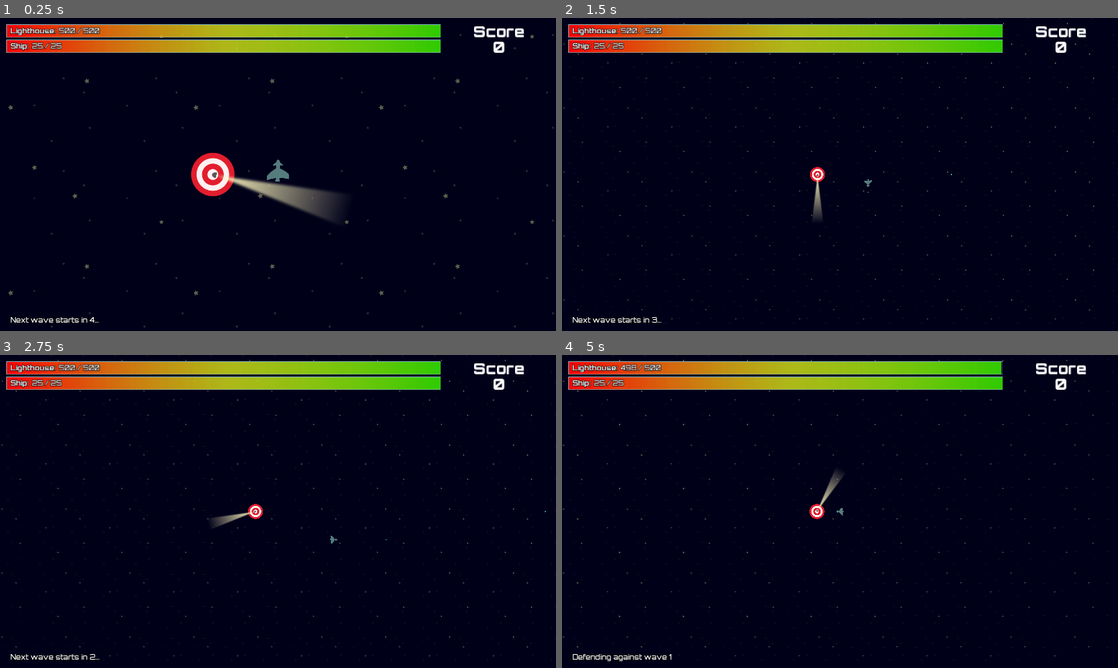
Above: before the commit, frames 1-4 (two rows, left to right).
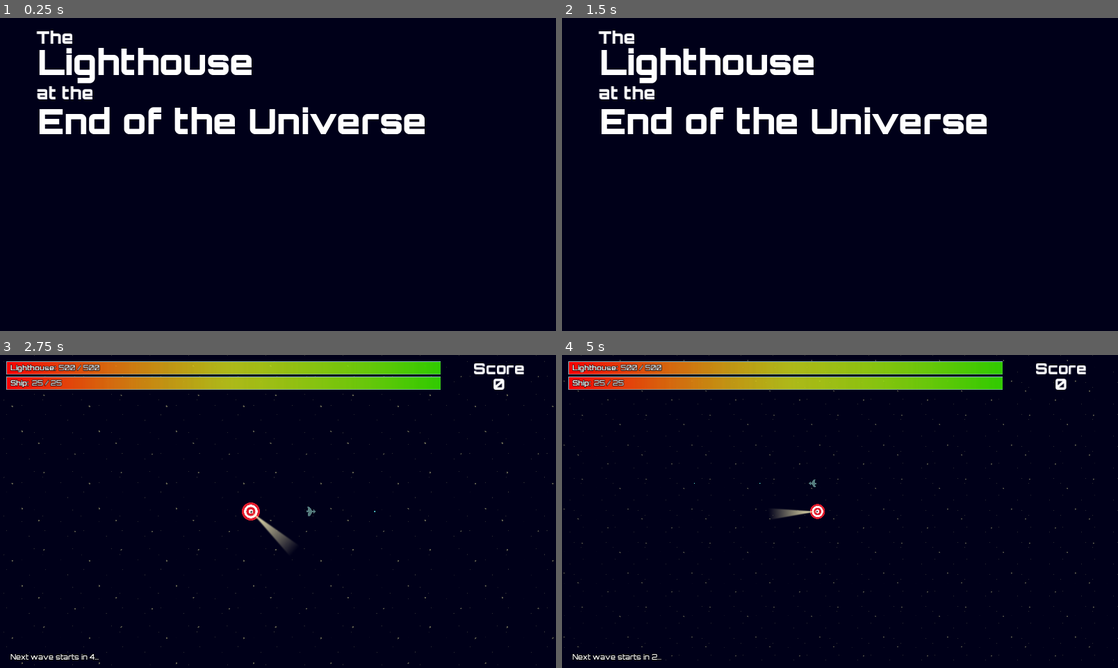
Above: after the commit, the same moments.

Repository: lmbarros/LD46-TheLighthouseAtTheEndOfTheUniverse
Game: Godot game, scene res://screens/TitleScreen.tscn
Two runs of this game, one before a commit and one after it. Both use one fixed random seed, a clock stepped at 60 frames per second and the inputs below. Before the commit the project starts from res://screens/PlayfieldScreen.tscn.
Inputs:
- Up to frame 1 (0.25 s): no input
- Up to frame 2 (1.5 s): tap Enter at 0.5 s; hold Right (moveRight) 0.53-1.28 s; tap Ctrl (fire) at 0.6, 1.35 s; hold Down (moveDown) from 1.28 s (still down)
- Up to frame 3 (2.75 s): release Down (moveDown) at 2.03 s; hold Right (moveRight) from 2.03 s (still down); tap Ctrl (fire) at 2.1 s
- Up to frame 4 (5 s): release Right (moveRight) at 2.78 s; hold Up (moveUp) 2.78-3.53 s; tap Ctrl (fire) at 2.85, 3.6, 4.35 s; hold Left (moveLeft) from 3.53 s (still down)

The runs differ from the first frame. In frame 1, 14% of the frame differs, in the area x 1-100%, y 2-99%; in frame 2, 12%; in frame 3, 1.2%; in frame 4, 0.9%.

Commit message:
Lighthouse beam on the title screen
Looks nice for so little time doing it! 😄

Diff:
--- a/src/project.godot
+++ b/src/project.godot
@@ -39,7 +39,7 @@
 [application]
 
 config/name="The Lighthouse at the End of the Universe"
-run/main_scene="res://screens/PlayfieldScreen.tscn"
+run/main_scene="res://screens/TitleScreen.tscn"
 boot_splash/image="res://splash.png"
 config/icon="res://icon.png"
 
--- a/src/screens/TitleScreen.tscn
+++ b/src/screens/TitleScreen.tscn
@@ -1,8 +1,26 @@
-[gd_scene load_steps=4 format=2]
+[gd_scene load_steps=6 format=2]
 
 [ext_resource path="res://fonts/GameTitleLargeFont.tres" type="DynamicFont" id=1]
 [ext_resource path="res://fonts/GameTitleSmallFont.tres" type="DynamicFont" id=2]
 [ext_resource path="res://screens/TitleScreen.gd" type="Script" id=3]
+[ext_resource path="res://characters/lighthouse-light.png" type="Texture" id=4]
+
+[sub_resource type="Animation" id=1]
+resource_name = "Lighthouse"
+length = 10.0
+loop = true
+tracks/0/type = "value"
+tracks/0/path = NodePath("Light:modulate")
+tracks/0/interp = 1
+tracks/0/loop_wrap = true
+tracks/0/imported = false
+tracks/0/enabled = true
+tracks/0/keys = {
+"times": PoolRealArray( 0, 2, 3, 3.5, 5, 10 ),
+"transitions": PoolRealArray( 1, 1, 1, 1, 1, 1 ),
+"update": 0,
+"values": [ Color( 1, 0.964706, 0.690196, 0 ), Color( 1, 0.964706, 0.690196, 0 ), Color( 1, 0.964706, 0.690196, 1 ), Color( 1, 0.964706, 0.690196, 1 ), Color( 1, 0.964706, 0.690196, 0 ), Color( 1, 0.964706, 0.690196, 0 ) ]
+}
 
 [node name="TitleScreen" type="Node2D"]
 script = ExtResource( 3 )
@@ -61,3 +79,178 @@
 __meta__ = {
 "_edit_use_anchors_": false
 }
+
+[node name="Light" type="Node2D" parent="."]
+modulate = Color( 1, 0.964706, 0.690196, 0 )
+
+[node name="Sprite" type="Sprite" parent="Light"]
+position = Vector2( 391.166, 106.394 )
+rotation = 0.010472
+scale = Vector2( 0.3, 0.3 )
+texture = ExtResource( 4 )
+offset = Vector2( 176, 0 )
+
+[node name="Sprite2" type="Sprite" parent="Light"]
+position = Vector2( 391.166, 106.394 )
+rotation = -0.254818
+scale = Vector2( 0.3, 0.3 )
+texture = ExtResource( 4 )
+offset = Vector2( 176, 0 )
+
+[node name="Sprite3" type="Sprite" parent="Light"]
+position = Vector2( 391.166, 106.394 )
+rotation = -0.520108
+scale = Vector2( 0.3, 0.3 )
+texture = ExtResource( 4 )
+offset = Vector2( 176, 0 )
+
+[node name="Sprite4" type="Sprite" parent="Light"]
+position = Vector2( 391.166, 106.394 )
+rotation = -0.780162
+scale = Vector2( 0.3, 0.3 )
+texture = ExtResource( 4 )
+offset = Vector2( 176, 0 )
+
+[node name="Sprite5" type="Sprite" parent="Light"]
+position = Vector2( 391.166, 106.394 )
+rotation = -1.04022
+scale = Vector2( 0.3, 0.3 )
+texture = ExtResource( 4 )
+offset = Vector2( 176, 0 )
+
+[node name="Sprite6" type="Sprite" parent="Light"]
+position = Vector2( 391.166, 106.394 )
+rotation = -1.30027
+scale = Vector2( 0.3, 0.3 )
+texture = ExtResource( 4 )
+offset = Vector2( 176, 0 )
+
+[node name="Sprite7" type="Sprite" parent="Light"]
+position = Vector2( 391.166, 106.394 )
+rotation = -1.56032
+scale = Vector2( 0.3, 0.3 )
+texture = ExtResource( 4 )
+offset = Vector2( 176, 0 )
+
+[node name="Sprite8" type="Sprite" parent="Light"]
+position = Vector2( 391.166, 106.394 )
+rotation = -1.82038
+scale = Vector2( 0.3, 0.3 )
+texture = ExtResource( 4 )
+offset = Vector2( 176, 0 )
+
+[node name="Sprite9" type="Sprite" parent="Light"]
+position = Vector2( 391.166, 106.394 )
+rotation = -2.08043
+scale = Vector2( 0.3, 0.3 )
+texture = ExtResource( 4 )
+offset = Vector2( 176, 0 )
+
+[node name="Sprite10" type="Sprite" parent="Light"]
+position = Vector2( 391.166, 106.394 )
+rotation = -2.34049
+scale = Vector2( 0.3, 0.3 )
+texture = ExtResource( 4 )
+offset = Vector2( 176, 0 )
+
+[node name="Sprite11" type="Sprite" parent="Light"]
+position = Vector2( 391.166, 106.394 )
+rotation = -2.60054
+scale = Vector2( 0.3, 0.3 )
+texture = ExtResource( 4 )
+offset = Vector2( 176, 0 )
+
+[node name="Sprite12" type="Sprite" parent="Light"]
+position = Vector2( 391.166, 106.394 )
+rotation = -2.86059
+scale = Vector2( 0.3, 0.3 )
+texture = ExtResource( 4 )
+offset = Vector2( 176, 0 )
+
+[node name="Sprite13" type="Sprite" parent="Light"]
+position = Vector2( 391.166, 106.394 )
+rotation = -3.12065
+scale = Vector2( 0.3, 0.3 )
+texture = ExtResource( 4 )
+offset = Vector2( 176, 0 )
+
+[node name="Sprite14" type="Sprite" parent="Light"]
+position = Vector2( 391.166, 106.394 )
+rotation = -3.3807
+scale = Vector2( 0.3, 0.3 )
+texture = ExtResource( 4 )
+offset = Vector2( 176, 0 )
+
+[node name="Sprite15" type="Sprite" parent="Light"]
+position = Vector2( 391.166, 106.394 )
+rotation = -3.64076
+scale = Vector2( 0.3, 0.3 )
+texture = ExtResource( 4 )
+offset = Vector2( 176, 0 )
+
+[node name="Sprite16" type="Sprite" parent="Light"]
+position = Vector2( 391.166, 106.394 )
+rotation = -3.90081
+scale = Vector2( 0.3, 0.3 )
+texture = ExtResource( 4 )
+offset = Vector2( 176, 0 )
+
+[node name="Sprite17" type="Sprite" parent="Light"]
+position = Vector2( 391.166, 106.394 )
+rotation = -4.16086
+scale = Vector2( 0.3, 0.3 )
+texture = ExtResource( 4 )
+offset = Vector2( 176, 0 )
+
+[node name="Sprite18" type="Sprite" parent="Light"]
+position = Vector2( 391.166, 106.394 )
+rotation = -4.42092
+scale = Vector2( 0.3, 0.3 )
+texture = ExtResource( 4 )
+offset = Vector2( 176, 0 )
+
+[node name="Sprite19" type="Sprite" parent="Light"]
+position = Vector2( 391.166, 106.394 )
+rotation = -4.68097
+scale = Vector2( 0.3, 0.3 )
+texture = ExtResource( 4 )
+offset = Vector2( 176, 0 )
+
+[node name="Sprite20" type="Sprite" parent="Light"]
+position = Vector2( 391.166, 106.394 )
+rotation = -4.94103
+scale = Vector2( 0.3, 0.3 )
+texture = ExtResource( 4 )
+offset = Vector2( 176, 0 )
+
+[node name="Sprite21" type="Sprite" parent="Light"]
+position = Vector2( 391.166, 106.394 )
+rotation = -5.20108
+scale = Vector2( 0.3, 0.3 )
+texture = ExtResource( 4 )
+offset = Vector2( 176, 0 )
+
+[node name="Sprite22" type="Sprite" parent="Light"]
+position = Vector2( 391.166, 106.394 )
+rotation = -5.46288
+scale = Vector2( 0.3, 0.3 )
+texture = ExtResource( 4 )
+offset = Vector2( 176, 0 )
+
+[node name="Sprite23" type="Sprite" parent="Light"]
+position = Vector2( 391.166, 106.394 )
+rotation = -5.72992
+scale = Vector2( 0.3, 0.3 )
+texture = ExtResource( 4 )
+offset = Vector2( 176, 0 )
+
+[node name="Sprite24" type="Sprite" parent="Light"]
+position = Vector2( 391.166, 106.394 )
+rotation = -5.9987
+scale = Vector2( 0.3, 0.3 )
+texture = ExtResource( 4 )
+offset = Vector2( 176, 0 )
+
+[node name="AnimationPlayer" type="AnimationPlayer" parent="."]
+autoplay = "Lighthouse"
+anims/Lighthouse = SubResource( 1 )
